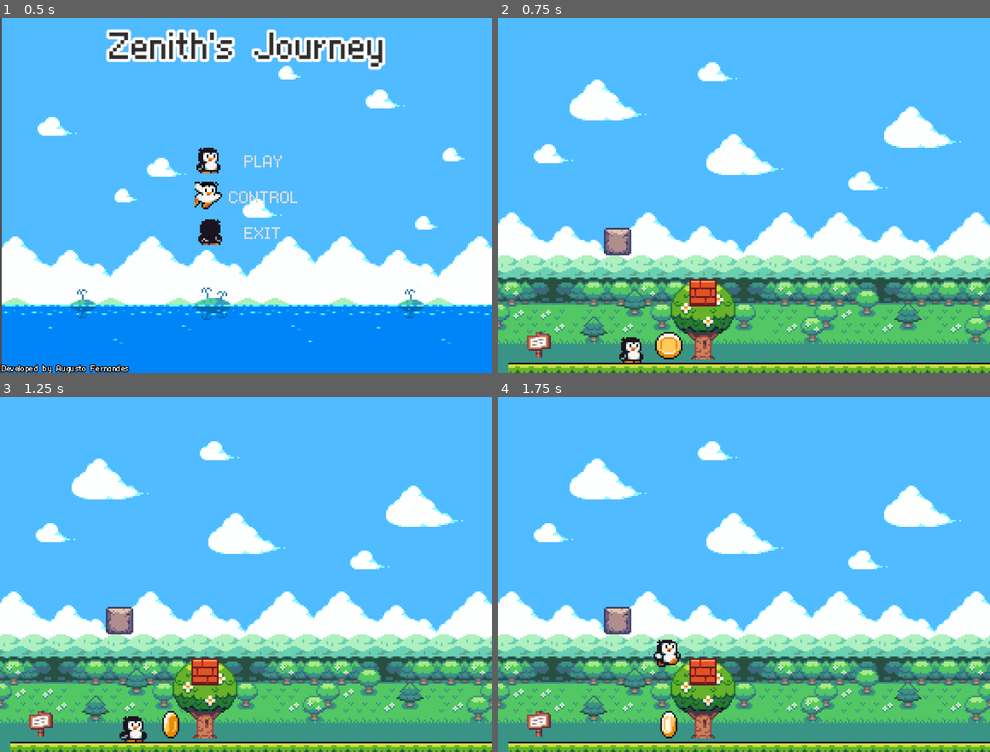
Above: before the commit, frames 1-4 (two rows, left to right).
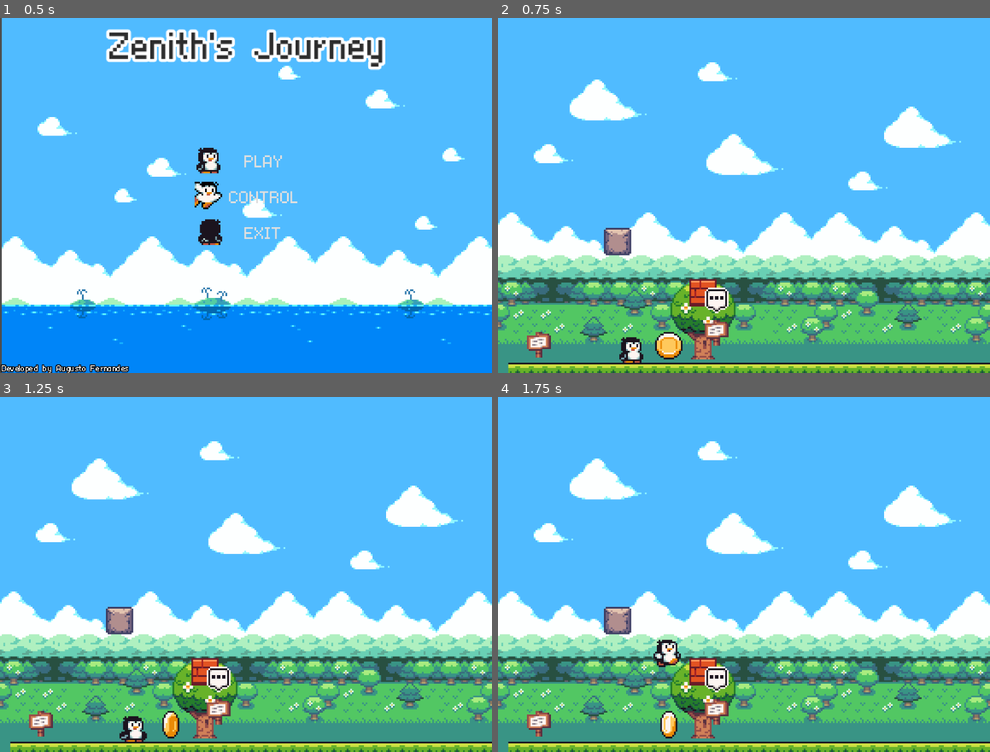
Above: after the commit, the same moments.

Repository: AugustoFernandesc/meu-primerio-jogo-2d
Game: Godot game, scene res://ui/main_menu.tscn
The game is run twice, just before and just after one commit, with the same random seed, the same clock (stepped at 60 frames per second) and the same inputs.
Inputs (mouse positions are in pixels of both pictures, inside the frame that each line leads up to):
- Up to frame 1 (0.5 s): no input
- Up to frame 2 (0.75 s): click "PLAY" at 0.5 s
- Up to frame 3 (1.25 s): no input
- Up to frame 4 (1.75 s): move the mouse to (852, 556) at 1.27 s; hold D (right) from 1.28 s (still down); hold O (advance_message, bound only after the commit) from 1.28 s (still down); click (852, 556) at 1.35 s; tap Space (jump) at 1.52 s

Frame 1 is identical in both runs. In frame 2, 0.6% of the frame differs, in the area x 41-47%, y 75-93%; in frame 3, 0.6%; in frame 4, 0.6%.

Commit message:
feat: sistema de diálogo 100% funcional e estável

Diff:
--- /dev/null
+++ b/entities/interactables/dialog_box.tscn
@@ -0,0 +1,37 @@
+[gd_scene load_steps=4 format=3 uid="uid://d0qv5233f2l3x"]
+
+[ext_resource type="Script" uid="uid://bexj5miqs3qa8" path="res://scripts/dialog_box.gd" id="1_mfaev"]
+[ext_resource type="Texture2D" uid="uid://dcaxb4qrlhtif" path="res://sprites/block breaking/Dialog_Box(16 x 16).png" id="1_va0mu"]
+[ext_resource type="FontFile" uid="uid://dt4pf7sggwy8l" path="res://ui/at01.ttf" id="2_mfaev"]
+
+[node name="dialog_box" type="MarginContainer"]
+offset_right = 94.0
+offset_bottom = 40.0
+script = ExtResource("1_mfaev")
+
+[node name="background" type="NinePatchRect" parent="."]
+layout_mode = 2
+texture = ExtResource("1_va0mu")
+region_rect = Rect2(0, 0, 16, 16)
+patch_margin_left = 4
+patch_margin_top = 4
+patch_margin_right = 4
+patch_margin_bottom = 4
+
+[node name="label_margin" type="MarginContainer" parent="."]
+layout_mode = 2
+theme_override_constants/margin_left = 4
+theme_override_constants/margin_top = 4
+theme_override_constants/margin_right = 4
+theme_override_constants/margin_bottom = 4
+
+[node name="text_label" type="Label" parent="label_margin"]
+layout_mode = 2
+theme_override_colors/font_color = Color(0, 0, 0, 1)
+theme_override_fonts/font = ExtResource("2_mfaev")
+vertical_alignment = 1
+
+[node name="letter_timer_display" type="Timer" parent="."]
+one_shot = true
+
+[connection signal="timeout" from="letter_timer_display" to="." method="_on_letter_timer_display_timeout"]
--- a/project.godot
+++ b/project.godot
@@ -13,6 +13,10 @@
 config/name="MeuPrimerioJogo2D"
 run/main_scene="uid://ccsd3vbfbtrhw"
 config/features=PackedStringArray("4.5", "Mobile")
+
+[autoload]
+
+DialogManager="*res://singletons/dialog_manager.gd"
 
 [display]
 
@@ -42,25 +46,15 @@
 "events": [Object(InputEventKey,"resource_local_to_scene":false,"resource_name":"","device":-1,"window_id":0,"alt_press …(192 unchanged characters)…
 ]
 }
-up={
-"deadzone": 0.2,
-"events": [Object(InputEventKey,"resource_local_to_scene":false,"resource_name":"","device":-1,"window_id":0,"alt_pressed":false,"shift_pressed":false,"ctrl_pressed":false,"meta_pressed":false,"pressed":false,"keycode":0,"physical_keycode":87,"key_label":0,"unicode":119,"location":0,"echo":false,"script":null)
-]
-}
-down={
-"deadzone": 0.2,
-"events": [Object(InputEventKey,"resource_local_to_scene":false,"resource_name":"","device":-1,"window_id":0,"alt_pressed":false,"shift_pressed":false,"ctrl_pressed":false,"meta_pressed":false,"pressed":false,"keycode":0,"physical_keycode":83,"key_label":0,"unicode":115,"location":0,"echo":false,"script":null)
-]
-}
 jump={
 "deadzone": 0.2,
 "events": [Object(InputEventKey,"resource_local_to_scene":false,"resource_name":"","device":-1,"window_id":0,"alt_press …(191 unchanged characters)…
 , Object(InputEventKey,"resource_local_to_scene":false,"resource_name":"","device":-1,"window_id":0,"alt_pressed":false …(183 unchanged characters)…
 ]
 }
-attack={
+down={
 "deadzone": 0.2,
-"events": [Object(InputEventMouseButton,"resource_local_to_scene":false,"resource_name":"","device":-1,"window_id":0,"alt_pressed":false,"shift_pressed":false,"ctrl_pressed":false,"meta_pressed":false,"button_mask":1,"position":Vector2(142, 15),"global_position":Vector2(149, 52),"factor":1.0,"button_index":1,"canceled":false,"pressed":true,"double_click":false,"script":null)
+"events": [Object(InputEventKey,"resource_local_to_scene":false,"resource_name":"","device":-1,"window_id":0,"alt_pressed":false,"shift_pressed":false,"ctrl_pressed":false,"meta_pressed":false,"pressed":false,"keycode":0,"physical_keycode":83,"key_label":0,"unicode":115,"location":0,"echo":false,"script":null)
 ]
 }
 duck={
@@ -71,6 +65,16 @@
 quit={
 "deadzone": 0.2,
 "events": [Object(InputEventKey,"resource_local_to_scene":false,"resource_name":"","device":-1,"window_id":0,"alt_press …(195 unchanged characters)…
+]
+}
+interact={
+"deadzone": 0.2,
+"events": [Object(InputEventKey,"resource_local_to_scene":false,"resource_name":"","device":-1,"window_id":0,"alt_pressed":false,"shift_pressed":false,"ctrl_pressed":false,"meta_pressed":false,"pressed":false,"keycode":0,"physical_keycode":73,"key_label":0,"unicode":105,"location":0,"echo":false,"script":null)
+]
+}
+advance_message={
+"deadzone": 0.2,
+"events": [Object(InputEventKey,"resource_local_to_scene":false,"resource_name":"","device":-1,"window_id":0,"alt_pressed":false,"shift_pressed":false,"ctrl_pressed":false,"meta_pressed":false,"pressed":false,"keycode":0,"physical_keycode":79,"key_label":0,"unicode":111,"location":0,"echo":false,"script":null)
 ]
 }
 
--- a/scene/grassland.tscn
+++ b/scene/grassland.tscn
@@ -14,6 +14,7 @@
 [ext_resource type="PackedScene" uid="uid://wyw3quke2ad4" path="res://entities/interactables/coin.tscn" id="12_wgvfe"]
 [ext_resource type="PackedScene" uid="uid://d1p5eydg1xnl" path="res://entities/interactables/broken_block.tscn" id="13_tcqb0"]
 [ext_resource type="PackedScene" uid="uid://cc33erjqx7dux" path="res://entities/interactables/break_box.tscn" id="14_u35md"]
+[ext_resource type="PackedScene" uid="uid://b7gcc3qptbup0" path="res://singletons/warning_sign.tscn" id="15_mrqkn"]
 
 [node name="grassland" type="Node2D"]
 
@@ -107,3 +108,6 @@
 
 [node name="break_box" parent="." instance=ExtResource("14_u35md")]
 position = Vector2(120, 161)
+
+[node name="warning_sign" parent="." instance=ExtResource("15_mrqkn")]
+position = Vector2(128, 184)
--- /dev/null
+++ b/scripts/dialog_box.gd
@@ -0,0 +1,41 @@
+extends MarginContainer
+
+@onready var text_label: Label = $label_margin/text_label
+@onready var timer: Timer = $letter_timer_display
+
+var message_lines: Array[String] = []
+var current_line = 0
+var letter_index = 0
+var can_advance = false
+
+func _ready():
+	await get_tree().process_frame
+	global_position.x -= size.x / 2
+	global_position.y -= size.y + 10
+	show_current_line()
+
+func show_current_line():
+	can_advance = false
+	text_label.text = ""
+	letter_index = 0
+	if current_line < message_lines.size():
+		display_letters()
+
+func display_letters():
+	if letter_index < message_lines[current_line].length():
+		text_label.text += message_lines[current_line][letter_index]
+		letter_index += 1
+		timer.start(0.02)
+	else:
+		can_advance = true
+
+func _on_letter_timer_display_timeout():
+	display_letters()
+
+func _input(event):
+	if event.is_action_pressed("advance_message") and can_advance:
+		current_line += 1
+		if current_line < message_lines.size():
+			show_current_line()
+		else:
+			queue_free()
--- /dev/null
+++ b/scripts/warning_sign.gd
@@ -0,0 +1,14 @@
+extends Node2D
+
+@onready var area_sign: Area2D = $area_sign
+
+const lines: Array[String] = [
+	"Seja bem-vindo!",
+	"Tente nao morrer",
+	"no primeiro buraco.",
+]
+
+func _unhandled_input(event: InputEvent) -> void:
+	if area_sign.get_overlapping_bodies().size() > 0:
+		if event.is_action_pressed("interact"):
+			DialogManager.start_message(global_position, lines)
--- /dev/null
+++ b/singletons/dialog_manager.gd
@@ -0,0 +1,12 @@
+extends Node
+
+@onready var dialog_box_scene = preload("res://entities/interactables/dialog_box.tscn")
+
+func start_message(pos: Vector2, lines: Array[String]):
+	if get_tree().current_scene.find_child("DialogBoxInstance", true, false):
+		return
+	var box = dialog_box_scene.instantiate()
+	box.name = "DialogBoxInstance"
+	box.message_lines = lines
+	box.global_position = pos
+	get_tree().current_scene.add_child(box)
--- /dev/null
+++ b/singletons/warning_sign.tscn
@@ -0,0 +1,28 @@
+[gd_scene load_steps=5 format=3 uid="uid://b7gcc3qptbup0"]
+
+[ext_resource type="Texture2D" uid="uid://bqoqdvmduhln1" path="res://sprites/Seasonal Tilesets/1 - Grassland/Grassland_entities (16 x 16).png" id="1_75ytp"]
+[ext_resource type="Script" uid="uid://c2r4fi8ljrq2m" path="res://scripts/warning_sign.gd" id="1_f46l0"]
+[ext_resource type="Texture2D" uid="uid://s0wrnvxcf0g7" path="res://sprites/Mini FX, Items & UI/Mini UI/Speech_Emotes (16 x 16).png" id="3_1yr7v"]
+
+[sub_resource type="RectangleShape2D" id="RectangleShape2D_f46l0"]
+size = Vector2(22, 20)
+
+[node name="warning_sign" type="Node2D"]
+script = ExtResource("1_f46l0")
+
+[node name="texture" type="Sprite2D" parent="."]
+texture = ExtResource("1_75ytp")
+region_enabled = true
+region_rect = Rect2(48, 80, 16, 16)
+
+[node name="Sprite2D" type="Sprite2D" parent="."]
+position = Vector2(0, -19)
+texture = ExtResource("3_1yr7v")
+region_enabled = true
+region_rect = Rect2(0, 0, 16, 16)
+
+[node name="area_sign" type="Area2D" parent="."]
+collision_mask = 2
+
+[node name="CollisionShape2D" type="CollisionShape2D" parent="area_sign"]
+shape = SubResource("RectangleShape2D_f46l0")
Not shown: 1 places in scene/grassland.tscn that only renumber resources
Not shown, added: scripts/dialog_box.gd.uid
Not shown, added: scripts/warning_sign.gd.uid
Not shown, added: singletons/dialog_manager.gd.uid
Binary file added: sprites/block breaking/Dialog_Box(16 x 16).png
Not shown, added: sprites/block breaking/Dialog_Box(16 x 16).png.import
